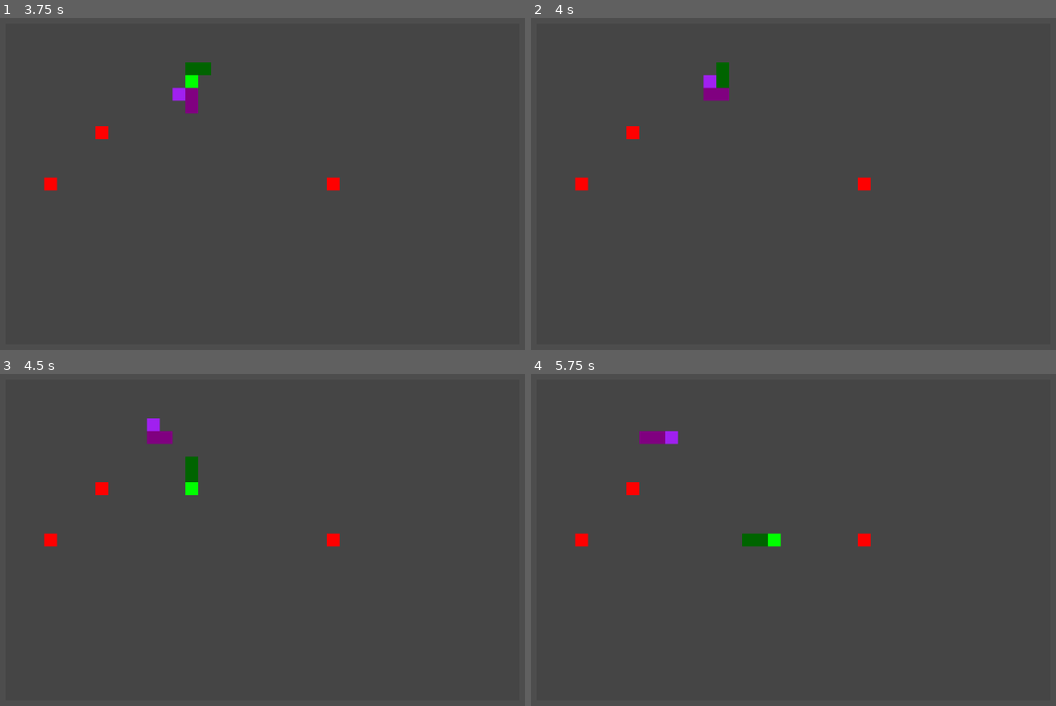
Above: before the commit, frames 1-4 (two rows, left to right).
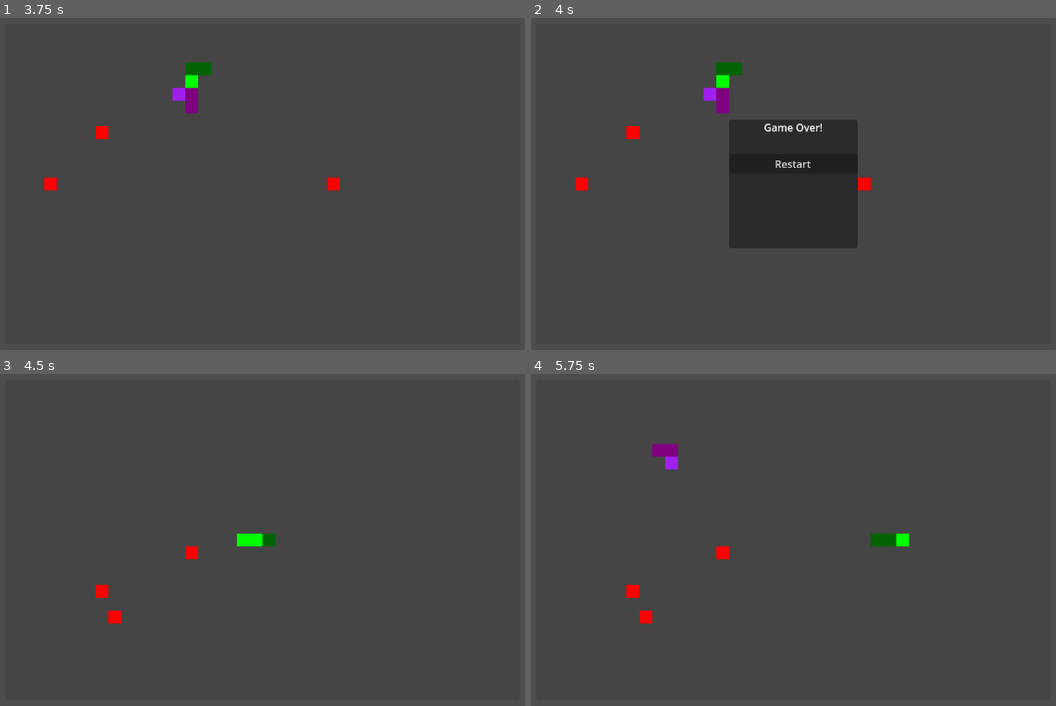
Above: after the commit, the same moments.

Repository: DvirKomlosh/snake
Game: Godot game, scene res://scenes/MainGame.tscn
Two runs of this game, one before a commit and one after it. Both use one fixed random seed, a clock stepped at 60 frames per second and the inputs below.
Inputs (mouse positions are in pixels of both pictures, inside the frame that each line leads up to):
- Up to frame 1 (3.75 s): hold Up (ui_up) 0.53-2.03 s; hold Left (ui_left) 2.03-3.53 s; hold Down (ui_down) from 3.53 s (still down)
- Up to frame 2 (4 s): keep holding Down (ui_down)
- Up to frame 3 (4.5 s): release Down (ui_down) at 4.25 s; click (262, 520) at 4.25 s, where only the run after the commit has a clickable "Restart"
- Up to frame 4 (5.75 s): hold Right (ui_right) from 5.03 s (still down)

Frame 1 is identical in both runs. In frame 2, 9.8% of the frame differs, in the area x 32-63%, y 13-70%; in frame 3, 1.5%; in frame 4, 1.8%.

Commit message:
collision detection working

Diff:
--- a/snake/scenes/MainGame.tscn
+++ b/snake/scenes/MainGame.tscn
@@ -19,6 +19,7 @@
 [node name="UI" type="CanvasLayer" parent="."]
 
 [node name="GameOver" type="Control" parent="UI"]
+process_mode = 3
 visible = false
 layout_mode = 3
 anchors_preset = 8
--- a/snake/scripts/EnemySnake.gd
+++ b/snake/scripts/EnemySnake.gd
@@ -14,8 +14,8 @@
 	# Start with a random direction
 	current_direction = [Vector2i(1, 0), Vector2i(-1, 0), Vector2i(0, 1), Vector2i(0, -1)].pick_random()
 	requested_direction = current_direction
-	var head_position: Vector2i = Vector2i(GRID_SIZE_X / 4, GRID_SIZE_Y / 4)
-	set_body_positions(head_position, current_direction)
+	var new_head_position: Vector2i = Vector2i(GRID_SIZE_X / 4, GRID_SIZE_Y / 4)
+	set_body_positions(new_head_position, current_direction)
 
 
 func _process(_delta: float) -> void:
--- a/snake/scripts/Game.gd
+++ b/snake/scripts/Game.gd
@@ -8,8 +8,8 @@
 var enemy_snake_scene = preload("res://scenes/EnemySnake.tscn")
 
 # References
-var player_snake: Node2D
-var enemy_snake: Node2D
+var player_snake: Snake
+var enemy_snakes: Array[Snake] = []
 
 # Node references
 @onready var grid_node: Node2D = $Grid
@@ -87,7 +87,8 @@
 	_update_grid_with_snake()
 
 func _spawn_enemy_snake() -> void:
-	enemy_snake = enemy_snake_scene.instantiate()
+	var enemy_snake = enemy_snake_scene.instantiate()
+	enemy_snakes.append(enemy_snake)
 	snake_node.add_child(enemy_snake)
 
 	# Set game references for AI
@@ -122,29 +123,85 @@
 	if not game_running:
 		return
 
-	# Move the player snake
-	if not player_snake.move():
-		_game_over()
-		return
-
-	# Move the enemy snake
-	if enemy_snake and not enemy_snake.move():
-		# Enemy snake died, respawn it
-		enemy_snake.queue_free()
-		_spawn_enemy_snake()
+
+	player_snake.move()
+
+	for enemy_snake in enemy_snakes:
+		enemy_snake.move()
 
 	# Check for apple collision BEFORE updating grid
 	_check_apple_collision()
 
-	# Update grid with new snake positions
-	_update_grid_with_snake()
+	_check_collisions()
+	if game_running:
+		_update_grid()
+
+		_update_grid_with_snake()
 
 	# Ensure we have the required number of apples
 	while apples.size() < GameConfig.APPLE_COUNT:
 		_spawn_single_apple()
 
-	# Print positions for debugging
-	#_print_positions()
+
+func _update_grid() -> void:
+	for snake in enemy_snakes:
+		snake._update_visual_segments()
+
+	player_snake._update_visual_segments()
+
+func _check_collisions():
+	var new_grid: Array = []
+	for i in range(GameConfig.GRID_SIZE_X):
+		var row: Array[Snake] = []
+		for j in range(GameConfig.GRID_SIZE_Y):
+			row.append(null)
+		new_grid.append(row)
+
+	# placing body segments:
+	for enemy_snake in enemy_snakes:
+		for segment in enemy_snake.get_body_segments().slice(1):
+			new_grid[segment.x][segment.y] = enemy_snake
+
+	for segment in player_snake.get_body_segments().slice(1):
+		new_grid[segment.x][segment.y] = player_snake
+
+	var player_head = player_snake.get_head_position()
+	if not _is_in_grid(player_head):
+		_game_over()
+
+	for enemy_snake in enemy_snakes:
+		var head = enemy_snake.get_head_position()
+		if not _is_in_grid(head):
+			_kill_enemy_snake(enemy_snake)
+			continue
+		if new_grid[head.x][head.y] != null:
+			_kill_enemy_snake(enemy_snake)
+
+	if not _is_in_grid(player_head):
+		_game_over()
+		return
+
+	var grid_head_position = new_grid[player_head.x][player_head.y]
+	if grid_head_position != null:
+		if not grid_head_position in enemy_snakes and grid_head_position != player_snake:
+			return # the head is on a snake that was removed already
+		if grid_head_position.get_head_position() == player_head:
+			_kill_enemy_snake(grid_head_position)
+		if grid_head_position.get_tail_position() == player_head:
+			## eating tail, for now, game over
+			_game_over()
+			return
+		_game_over()
+		return
+
+
+func _kill_enemy_snake(enemy_snake: Snake) -> void:
+		enemy_snake.queue_free()
+		enemy_snakes.erase(enemy_snake)
+		_spawn_enemy_snake()  # Respawn a new enemy snake
+
+func _is_in_grid(pos: Vector2i) -> bool:
+	return pos.x >= 0 and pos.x < GameConfig.GRID_SIZE_X and pos.y >= 0 and pos.y < GameConfig.GRID_SIZE_Y
 
 func _update_grid_with_snake() -> void:
 	# Clear previous snake positions
@@ -159,37 +216,42 @@
 		grid[segment.x][segment.y] = 1
 
 	# Mark enemy snake positions
-	if enemy_snake:
+	for enemy_snake in enemy_snakes:
 		var enemy_segments: Array = enemy_snake.get_body_segments()
 		for segment in enemy_segments:
 			grid[segment.x][segment.y] = 1
 
 func _check_apple_collision() -> void:
-	var head_pos: Vector2i = player_snake.get_head_position()
-
-	# Check if head is on an apple
-	if grid[head_pos.x][head_pos.y] == 2:
-		# Remove apple from grid and list
-		grid[head_pos.x][head_pos.y] = 1
-		apples.erase(head_pos)
-
-		# Remove visual apple - find by grid position
-		for apple in apples_node.get_children():
-			var apple_grid_pos = Vector2i((apple.position.x - GameConfig.CELL_SIZE / 2) / GameConfig.CELL_SIZE, (apple.position.y - GameConfig.CELL_SIZE / 2) / GameConfig.CELL_SIZE)
-			if apple_grid_pos == head_pos:
-				apple.queue_free()
-				break
-
-		# Grow snake
-		player_snake.grow()
-
-		# Update grid with new tail
-		_update_grid_with_snake()
+	var snakes = [player_snake] + enemy_snakes
+	for snake in snakes:
+		var head_pos: Vector2i = snake.get_head_position()
+
+		if head_pos.x < 0 or head_pos.x >= GameConfig.GRID_SIZE_X or head_pos.y < 0 or head_pos.y >= GameConfig.GRID_SIZE_Y:
+			return  # Out of bounds, no apple collision
+
+		# Check if head is on an apple
+		if grid[head_pos.x][head_pos.y] == 2:
+			# Remove apple from grid and list
+			grid[head_pos.x][head_pos.y] = 1
+			apples.erase(head_pos)
+
+			# Remove visual apple - find by grid position
+			for apple in apples_node.get_children():
+				var apple_grid_pos = Vector2i((apple.position.x - GameConfig.CELL_SIZE / 2) / GameConfig.CELL_SIZE, (apple.position.y - GameConfig.CELL_SIZE / 2) / GameConfig.CELL_SIZE)
+				if apple_grid_pos == head_pos:
+					apple.queue_free()
+					break
+
+			# Grow snake
+			snake.grow()
+
+
 
 func _game_over() -> void:
 	game_running = false
 	step_timer.stop()
 	game_over_ui.visible = true
+	get_tree().paused = true
 
 func _center_camera() -> void:
 	var grid_center = Vector2(GameConfig.GRID_SIZE_X * GameConfig.CELL_SIZE / 2, GameConfig.GRID_SIZE_Y * GameConfig.CELL_SIZE / 2)
@@ -209,4 +271,5 @@
 
 func _on_restart_button_pressed() -> void:
 	# Reload the scene
+	get_tree().paused = false
 	get_tree().reload_current_scene()
--- a/snake/scripts/Snake.gd
+++ b/snake/scripts/Snake.gd
@@ -66,14 +66,10 @@
 
 	var new_head: Vector2i = head_position + current_direction
 
-	if _check_collision(new_head):
-		return false
-
 	body_segments.push_front(new_head)
 	body_segments.pop_back()
 	head_position = body_segments[0]
 	tail_position = body_segments[-1]
-	_update_visual_segments()
 	snake_moved.emit()
 	return true
 
@@ -82,7 +78,6 @@
 	body_segments.append(tail_position)
 	# Update tail position to the new last segment
 	tail_position = body_segments[-1]
-	_update_visual_segments()
 	snake_grew.emit()
 
 func _is_valid_direction_change(current: Vector2i, next: Vector2i) -> bool:
